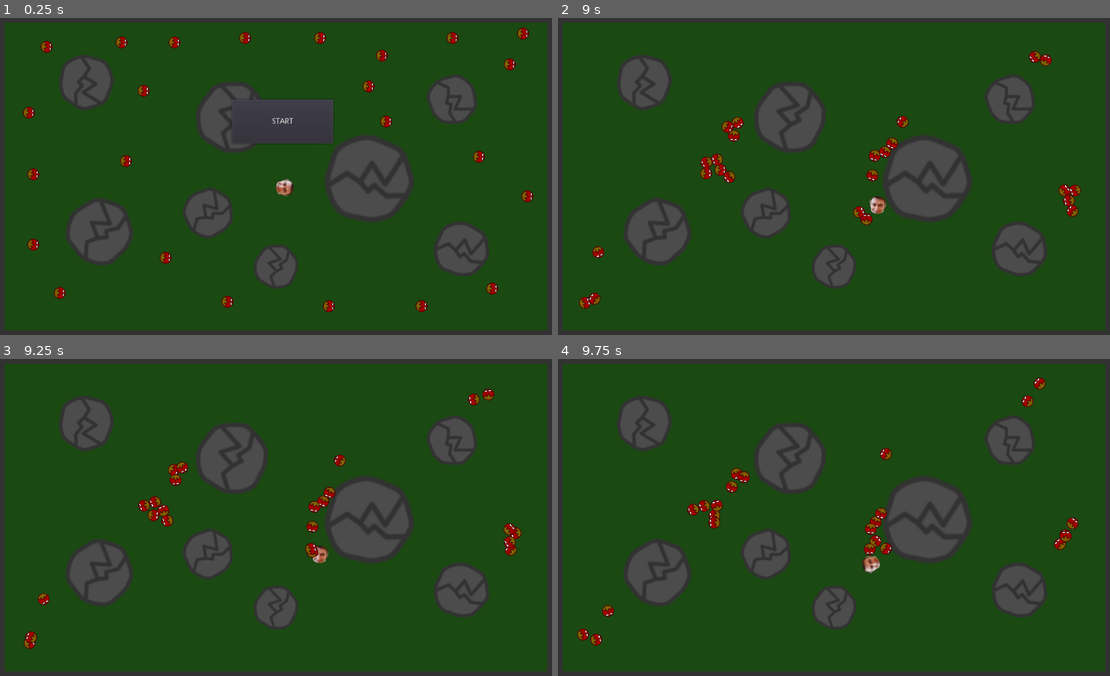
Above: before the commit, frames 1-4 (two rows, left to right).
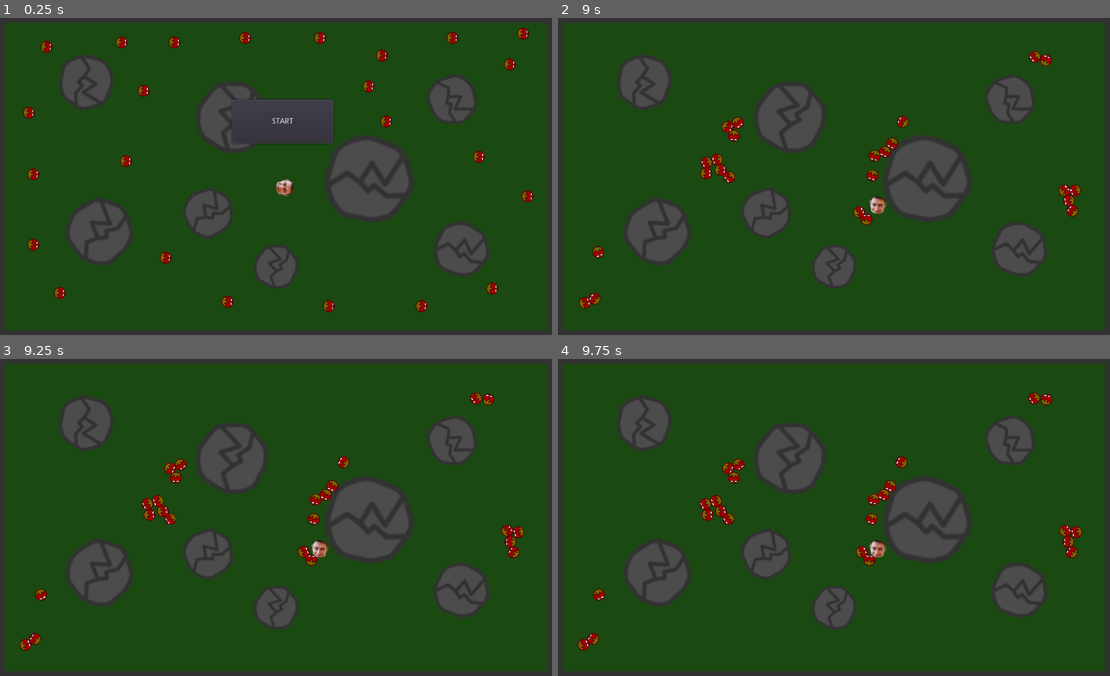
Above: after the commit, the same moments.

Repository: Nabiz/ZombieGameAI
Game: Godot game, scene res://Main.tscn
The game is run twice, just before and just after one commit, with the same random seed, the same clock (stepped at 60 frames per second) and the same inputs.
Inputs (mouse positions are in pixels of both pictures, inside the frame that each line leads up to):
- Up to frame 1 (0.25 s): no input
- Up to frame 2 (9 s): click "START" at 0.5 s; move the mouse to (960, 160) at 1.27 s; hold Right (ui_right) 1.28-2.03 s; move the mouse to (723, 192) at 2.02 s; hold Down (ui_down) 2.03-2.78 s; move the mouse to (889, 103) at 2.77 s; hold Right (ui_right) 2.78-3.53 s; move the mouse to (806, 243) at 3.52 s; hold Up (ui_up) 3.53-4.28 s; move the mouse to (1005, 227) at 4.27 s; hold Left (ui_left) 4.28-5.78 s; move the mouse to (662, 125) at 5.02 s; move the mouse to (861, 176) at 5.77 s; hold Down (ui_down) 5.78-6.53 s; move the mouse to (751, 94) at 6.52 s; hold Right (ui_right) 6.53-7.28 s; move the mouse to (960, 160) at 7.27 s; hold Up (ui_up) 7.28-8.03 s; move the mouse to (723, 192) at 8.02 s; hold Right (ui_right) 8.03-8.78 s; move the mouse to (889, 103) at 8.77 s; hold Down (ui_down) from 8.78 s (still down)
- Up to frame 3 (9.25 s): keep holding Down (ui_down)
- Up to frame 4 (9.75 s): move the mouse to (806, 584) at 9.52 s; release Down (ui_down) at 9.53 s; hold Left (ui_left) from 9.53 s (still down)

Frames 1-2 are identical in both runs. In frame 3, 2.0% of the frame differs, in the area x 3-96%, y 9-92%; in frame 4, 2.6%, in the area x 3-96%, y 5-92%.

Commit message:
zombie game ai project finished

Diff:
--- a/ZombieGame/Player.gd
+++ b/ZombieGame/Player.gd
@@ -45,11 +45,20 @@
 	position.x=clamp(position.x, 20+radius, 1004-radius)
 	position.y=clamp(position.y, 20+radius, 580-radius)
 
+	if check_lose():
+		yield(get_tree().create_timer(2), "timeout")
+		get_tree().change_scene("res://Main.tscn")
+
+func check_lose():
 	for z in Utils.zombies:
 		if (z.position - position).length() < z.radius + radius:
 			Utils.main.set_physics_process(false)
-			#Utils.reset()
-			#get_tree().change_scene("res://Main.tscn")
+			Utils.player.set_physics_process(false)
+			for z2 in Utils.zombies:
+				z2.set_physics_process(false)
+			Utils.reset()
+			return true
+	return false
 
 func set_laser_size():
 	var result_t = 1500
--- a/ZombieGame/SteeringBehaviors.gd
+++ b/ZombieGame/SteeringBehaviors.gd
@@ -15,12 +15,6 @@
 
 	all_obstacles = Utils.obstacles
 	all_walls = Utils.walls
-#	var children = zombie.get_parent().get_children()
-#	for child in children:
-#		if child.is_in_group("Obstacle"):
-#			all_obstacles.append(child)
-#		if child.is_in_group("Wall"):
-#			all_walls.append(child)
 
 
 func calculate(state: String) -> Vector2:
